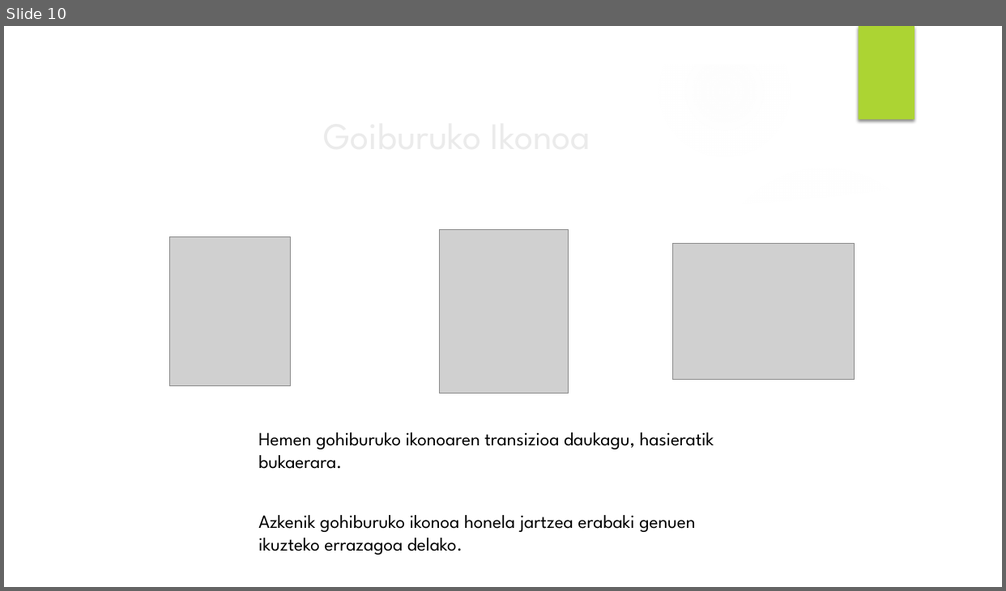
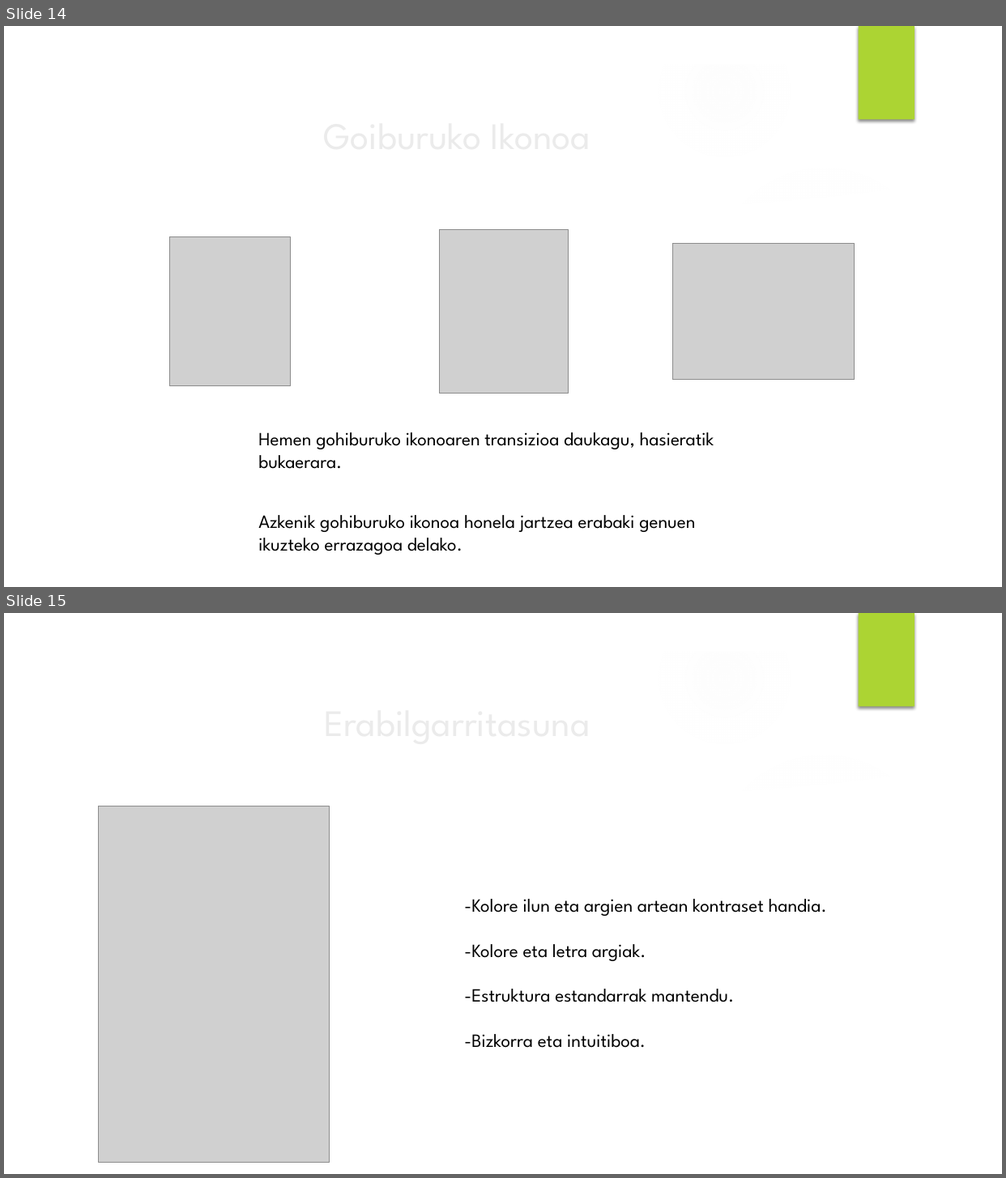
Before and after one commit to Iza666/EguneanBehin, a slide deck: Brain Pain powerpoint.pptx. Shown one above the other, each under a label of ours: slide 10 before the commit, slides 14 and 15 after it. The pictures are 1006x591 and 1006x1178 pixels, drawn with LibreOffice and Linux fonts; fonts in the diff are those of the drawing; grey boxes stand for pictures; background and template pictures are left out. Boxes give left, top, right and bottom in pixels: in the first picture for what was removed or moved away, otherwise in the second. Text is boxed around its words. In the diff, an @@ line names an element or a change of style, - is before the commit and + after.

```diff
--- a/Brain Pain powerpoint.pptx
+++ b/Brain Pain powerpoint.pptx
@@ slide 15 added at [4,613,1002,1174], background picture (left out); not listed: 9 template elements that a slide beside it also shows @@
@@ title added at [98,692,816,750], 36 pt, text #EBEBEB @@
+Erabilgarritasuna
@@ picture added at [98,806,329,1162] @@
@@ text added at [464,899,827,1048], 18 pt, text #000000 @@
+-Kolore ilun eta argien artean kontraset handia.
+-Kolore eta letra argiak.
+-Estruktura estandarrak mantendu.
+-Bizkorra eta intuitiboa.
@@ what was slide 10 is now slide 14 @@
```
Also in this commit, not shown: 5 slides changed, 6 other slides added, 1 slide removed, 1 other file.
